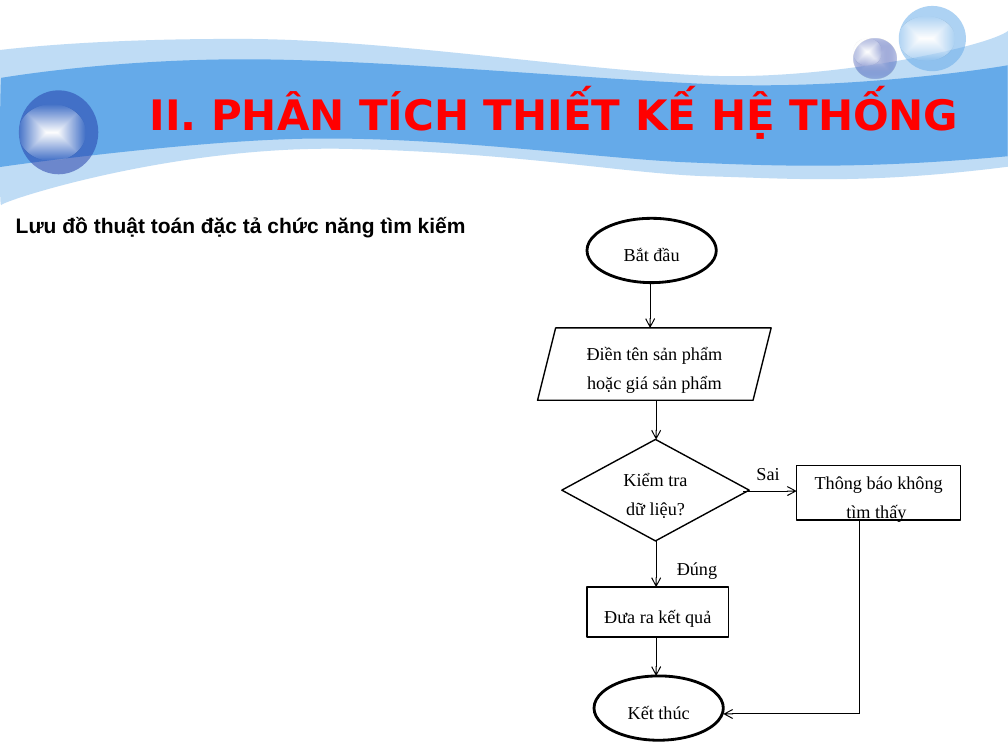
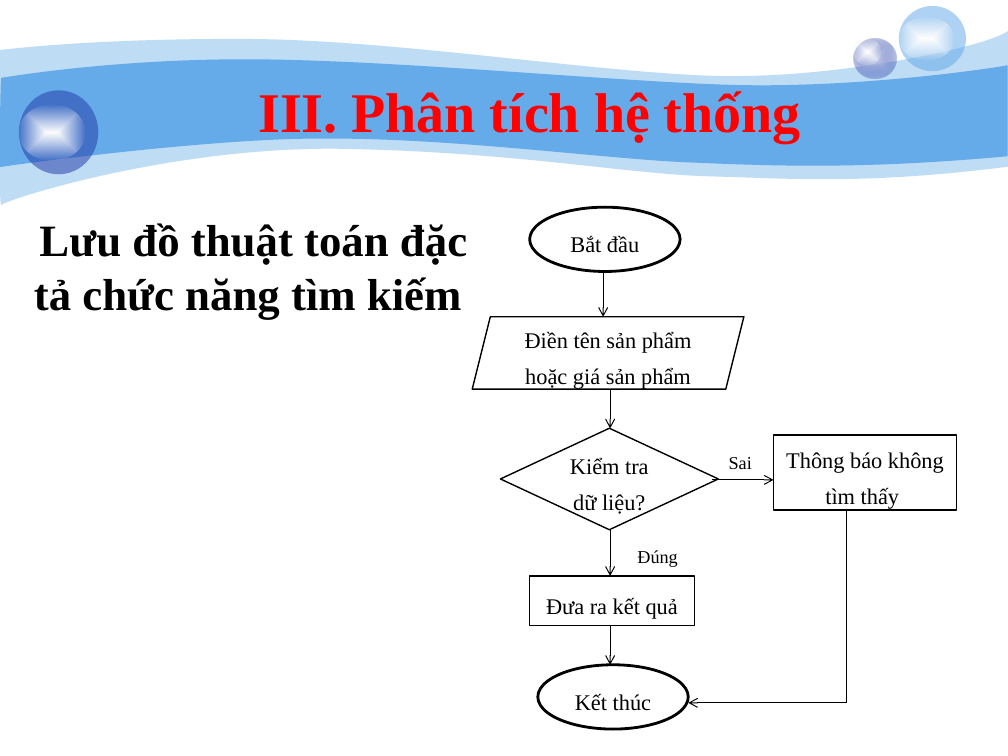
Before and after one commit to giangson0208/webtrasua, a slide deck: slide 26 of baocao/-ibn Thopi.pptx (slide 23 before the commit). Drawn at 1008x756 pixels with LibreOffice and Linux fonts; fonts in the diff are those of the drawing; background and template pictures are left out. Boxes give left, top, right and bottom in pixels: in the first picture for what was removed or moved away, otherwise in the second. Text is boxed around its words. In the diff, an @@ line names an element or a change of style, - is before the commit and + after.

```diff
--- a/baocao/-ibn Thopi.pptx
+++ b/baocao/-ibn Thopi.pptx
@@ text at (258,91,801,143): text changed; size 30 to 40 pt; font DejaVu Sans to Times New Roman @@
-II. PHÂN TÍCH THIẾT KẾ HỆ THỐNG
+III. Phân tích hệ thống
@@ text "Lưu đồ thuật toán đặc ..." at (34,223,467,320): size 15 to 32 pt, font Arial to Times New Roman; alignment left to centre; more space between paragraphs @@
@@ ellipse "Bắt đầu": place and size @@
-ellipse "Bắt đầu" at (587,219,716,283)
+ellipse "Bắt đầu" at (529,208,679,272)
@@ 4 arrows: place and size @@
-4 arrows at (650,282,656,676)
+4 arrows at (603,271,610,665)
@@ size 13 to 16 pt in 6 elements at (773,434,957,510), (500,428,718,530), (538,664,688,729), (529,208,679,272), (529,576,694,625), (473,317,744,389) @@
@@ parallelogram "Điền tên sản phẩm hoặc ...": place and size @@
-parallelogram "Điền tên sản phẩm hoặc ..." at (537,328,771,400)
+parallelogram "Điền tên sản phẩm hoặc ..." at (473,317,744,389)
@@ diamond "Kiểm tra dữ liệu?": place and size @@
-diamond "Kiểm tra dữ liệu?" at (561,439,749,541)
+diamond "Kiểm tra dữ liệu?" at (500,428,718,530)
@@ text "Sai": place and size @@
-text "Sai" at (756,468,779,480)
+text "Sai" at (729,457,752,469)
@@ rectangle "Thông báo không tìm thấy": place and size @@
-rectangle "Thông báo không tìm thấy" at (796,466,961,520)
+rectangle "Thông báo không tìm thấy" at (773,434,957,510)
@@ arrow moved from (744, 491) - (796, 491) to (712, 480) - (773, 480) @@
@@ line moved from (860, 520) - (860, 714) to (847, 509) - (847, 703) @@
@@ text "Đúng": place and size @@
-text "Đúng" at (677,562,717,579)
+text "Đúng" at (637,550,677,567)
@@ rectangle "Đưa ra kết quả": place and size @@
-rectangle "Đưa ra kết quả" at (587,587,728,636)
+rectangle "Đưa ra kết quả" at (529,576,694,625)
@@ ellipse "Kết thúc": place and size @@
-ellipse "Kết thúc" at (594,676,723,741)
+ellipse "Kết thúc" at (538,664,688,729)
@@ arrow moved from (860, 714) - (724, 714) to (847, 703) - (688, 703) @@
```
Also in this commit, not shown: 19 other slides changed, 10 slides added, 8 slides removed, 10 other files.
